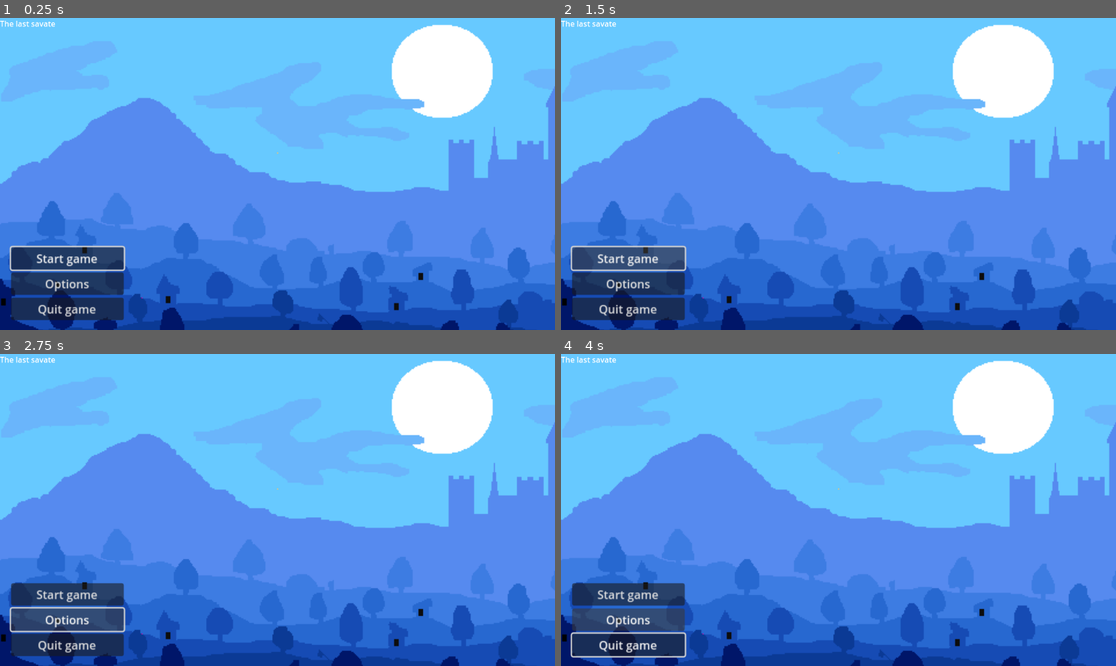
Above: before the commit, frames 1-4 (two rows, left to right).
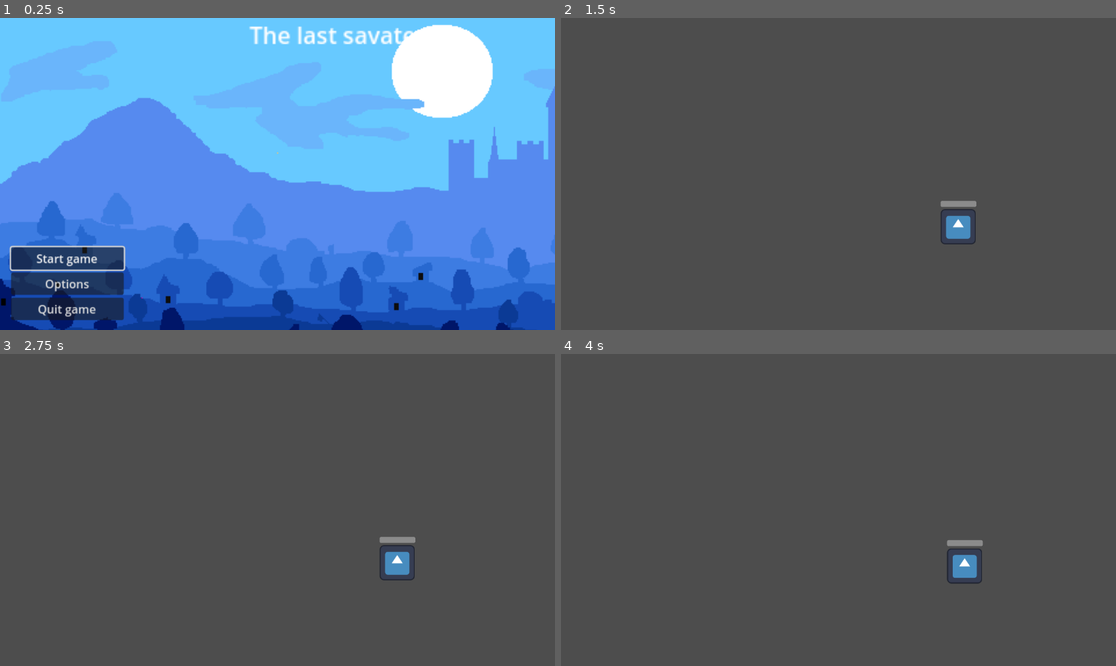
Above: after the commit, the same moments.

Repository: Agakitsune/TheLastSavate
Game: Godot game, scene res://main_menu.tscn
The game is run twice, just before and just after one commit, with the same random seed, the same clock (stepped at 60 frames per second) and the same inputs. The engine's default icon, where the game draws it, is replaced by a stand-in: a white triangle on a blue panel in a dark square.
Inputs (mouse positions are in pixels of both pictures, inside the frame that each line leads up to):
- Up to frame 1 (0.25 s): no input
- Up to frame 2 (1.5 s): click "Start game" at 0.5 s; click (627, 258) at 1.25 s, where only the run before the commit has a clickable "Start game"
- Up to frame 3 (2.75 s): click (66, 619) at 2 s, where only the run before the commit has a clickable "Options"
- Up to frame 4 (4 s): hold Right (ui_right) 2.78-3.53 s; hold Down (ui_down) from 3.53 s (still down)

The runs differ from the first frame. In frame 1, 0.9% of the frame differs, in the area x 0-75%, y 0-9%; in frame 2, 100%; in frame 3, 100%; in frame 4, 100%, in the area x 0-100%, y 0-100%.

Commit message:
push for merge

Diff:
--- /dev/null
+++ b/Enemy.gd
@@ -0,0 +1,35 @@
+extends Sprite2D
+
+const MAX_HEALTH = 15
+var hp = MAX_HEALTH
+var speed = 400
+
+# Called when the node enters the scene tree for the first time.
+func _ready():
+	setHpBar()
+
+func setHpBar():
+	$HealthBar.max_value = MAX_HEALTH
+	$HealthBar.value = hp
+
+func damage():
+	hp -= 1
+	if hp < 0:
+		hp = MAX_HEALTH
+	setHpBar()
+
+func _input(event : InputEvent):
+	if event.is_action_pressed("ui_accept"):
+		damage()
+	if event.is_action("ui_right"):
+		position.x += speed * get_process_delta_time()
+	if event.is_action("ui_left"):
+		position.x -= speed * get_process_delta_time()
+	if event.is_action("ui_up"):
+		position.y -= speed * get_process_delta_time()
+	if event.is_action("ui_down"):
+		position.y += speed * get_process_delta_time()
+
+# Called every frame. 'delta' is the elapsed time since the previous frame.
+func _process(delta):
+	pass
--- a/Main Menu.gd
+++ b/Main Menu.gd
@@ -12,7 +12,7 @@
 
 
 func _on_start_button_pressed():
-	print("yey")
+	get_tree().change_scene_to_file("res://in_game_ui.tscn")
 
 
 func _on_options_button_pressed():
--- /dev/null
+++ b/TurnQueue.gd
@@ -0,0 +1,13 @@
+extends Node2D
+
+class_name TurnQueue
+
+var activeEntity
+
+func initialize():
+	activeEntity = get_child(0)
+
+func playTurn():
+#	yield(activeEntity.playTurn(), "completed")
+	var newIndex : int = (activeEntity.get_index() + 1) % get_child_count()
+	activeEntity = get_child(newIndex)
--- /dev/null
+++ b/in_game_ui.gd
@@ -0,0 +1,11 @@
+extends Node2D
+
+
+# Called when the node enters the scene tree for the first time.
+func _ready():
+	pass # Replace with function body.
+
+
+# Called every frame. 'delta' is the elapsed time since the previous frame.
+func _process(delta):
+	pass
--- /dev/null
+++ b/in_game_ui.tscn
@@ -0,0 +1,112 @@
+[gd_scene load_steps=6 format=3 uid="uid://bgh13qtit8ssd"]
+
+[ext_resource type="Texture2D" path="res://solidWhite.png" id="1_0c5va"]
+[ext_resource type="Texture2D" uid="uid://d4fwal4sjsnym" path="res://colors/solidWhite.png" id="1_3u76g"]
+[ext_resource type="Texture2D" uid="uid://46rilqhaqv80" path="res://icon.svg" id="1_us6ts"]
+[ext_resource type="Script" path="res://Enemy.gd" id="2_d8jtp"]
+
+[sub_resource type="RectangleShape2D" id="RectangleShape2D_lqwcq"]
+
+[node name="Node2D" type="Node2D"]
+
+[node name="InGameUI" type="Control" parent="."]
+layout_mode = 3
+anchors_preset = 15
+anchor_right = 1.0
+anchor_bottom = 1.0
+grow_horizontal = 2
+grow_vertical = 2
+
+[node name="CanvasLayer" type="CanvasLayer" parent="InGameUI"]
+visible = false
+
+[node name="TextureRect4" type="TextureRect" parent="InGameUI/CanvasLayer"]
+anchors_preset = 7
+anchor_left = 0.5
+anchor_top = 1.0
+anchor_right = 0.5
+anchor_bottom = 1.0
+offset_left = -25.0
+offset_top = -50.0
+offset_right = 25.0
+grow_horizontal = 2
+grow_vertical = 0
+texture = ExtResource("1_3u76g")
+
+[node name="PanelContainer" type="PanelContainer" parent="InGameUI/CanvasLayer"]
+anchors_preset = 3
+anchor_left = 1.0
+anchor_top = 1.0
+anchor_right = 1.0
+anchor_bottom = 1.0
+offset_left = -230.0
+offset_top = -100.0
+grow_horizontal = 0
+grow_vertical = 0
+
+[node name="MarginContainer" type="MarginContainer" parent="InGameUI/CanvasLayer/PanelContainer"]
+layout_mode = 2
+theme_override_constants/margin_left = 25
+theme_override_constants/margin_top = 25
+theme_override_constants/margin_right = 25
+theme_override_constants/margin_bottom = 25
+
+[node name="HBoxContainer" type="HBoxContainer" parent="InGameUI/CanvasLayer/PanelContainer/MarginContainer"]
+layout_mode = 2
+theme_override_constants/separation = 15
+
+[node name="TextureRect" type="TextureRect" parent="InGameUI/CanvasLayer/PanelContainer/MarginContainer/HBoxContainer"]
+layout_mode = 2
+texture = ExtResource("1_0c5va")
+
+[node name="TextureRect2" type="TextureRect" parent="InGameUI/CanvasLayer/PanelContainer/MarginContainer/HBoxContainer"]
+layout_mode = 2
+texture = ExtResource("1_0c5va")
+
+[node name="TextureRect3" type="TextureRect" parent="InGameUI/CanvasLayer/PanelContainer/MarginContainer/HBoxContainer"]
+layout_mode = 2
+texture = ExtResource("1_0c5va")
+
+[node name="VBoxContainer" type="VBoxContainer" parent="InGameUI/CanvasLayer"]
+anchors_preset = 6
+anchor_left = 1.0
+anchor_top = 0.5
+anchor_right = 1.0
+anchor_bottom = 0.5
+offset_left = -50.0
+offset_top = -79.0
+offset_bottom = 79.0
+grow_horizontal = 0
+grow_vertical = 2
+
+[node name="TextureRect" type="TextureRect" parent="InGameUI/CanvasLayer/VBoxContainer"]
+layout_mode = 2
+texture = ExtResource("1_3u76g")
+
+[node name="TextureRect2" type="TextureRect" parent="InGameUI/CanvasLayer/VBoxContainer"]
+layout_mode = 2
+texture = ExtResource("1_3u76g")
+
+[node name="TextureRect3" type="TextureRect" parent="InGameUI/CanvasLayer/VBoxContainer"]
+layout_mode = 2
+texture = ExtResource("1_3u76g")
+
+[node name="Enemy" type="Sprite2D" parent="."]
+position = Vector2(824.5, 433.5)
+scale = Vector2(0.570312, 0.570312)
+texture = ExtResource("1_us6ts")
+script = ExtResource("2_d8jtp")
+
+[node name="CharacterBody2D" type="CharacterBody2D" parent="Enemy"]
+
+[node name="CollisionShape2D" type="CollisionShape2D" parent="Enemy/CharacterBody2D"]
+shape = SubResource("RectangleShape2D_lqwcq")
+
+[node name="HealthBar" type="ProgressBar" parent="Enemy"]
+offset_left = -64.0
+offset_top = -93.8082
+offset_right = 66.0
+offset_bottom = -71.8082
+size_flags_horizontal = 4
+step = 1.0
+show_percentage = false
--- a/main_menu.tscn
+++ b/main_menu.tscn
@@ -19,9 +19,15 @@
 texture = ExtResource("2_qx7xw")
 
 [node name="Label" type="Label" parent="."]
-layout_mode = 0
-offset_right = 40.0
-offset_bottom = 23.0
+layout_mode = 1
+anchors_preset = 5
+anchor_left = 0.5
+anchor_right = 0.5
+offset_left = -58.0
+offset_right = 58.0
+offset_bottom = 26.0
+grow_horizontal = 2
+scale = Vector2(3, 3)
 text = "The last savate"
 
 [node name="VBoxContainer" type="VBoxContainer" parent="."]
--- a/project.godot
+++ b/project.godot
@@ -14,3 +14,14 @@
 run/main_scene="res://main_menu.tscn"
 config/features=PackedStringArray("4.1", "Forward Plus")
 config/icon="res://icon.svg"
+
+[input]
+
+ui_accept={
+"deadzone": 0.5,
+"events": [Object(InputEventKey,"resource_local_to_scene":false,"resource_name":"","device":0,"window_id":0,"alt_pressed":false,"shift_pressed":false,"ctrl_pressed":false,"meta_pressed":false,"pressed":false,"keycode":4194309,"physical_keycode":0,"key_label":0,"unicode":0,"echo":false,"script":null)
+, Object(InputEventKey,"resource_local_to_scene":false,"resource_name":"","device":0,"window_id":0,"alt_pressed":false,"shift_pressed":false,"ctrl_pressed":false,"meta_pressed":false,"pressed":false,"keycode":4194310,"physical_keycode":0,"key_label":0,"unicode":0,"echo":false,"script":null)
+, Object(InputEventKey,"resource_local_to_scene":false,"resource_name":"","device":0,"window_id":0,"alt_pressed":false,"shift_pressed":false,"ctrl_pressed":false,"meta_pressed":false,"pressed":false,"keycode":32,"physical_keycode":0,"key_label":0,"unicode":32,"echo":false,"script":null)
+, Object(InputEventJoypadButton,"resource_local_to_scene":false,"resource_name":"","device":-1,"button_index":0,"pressure":0.0,"pressed":false,"script":null)
+]
+}
Binary file added: colors/solidWhite.png
Not shown, added: colors/solidWhite.png.import
